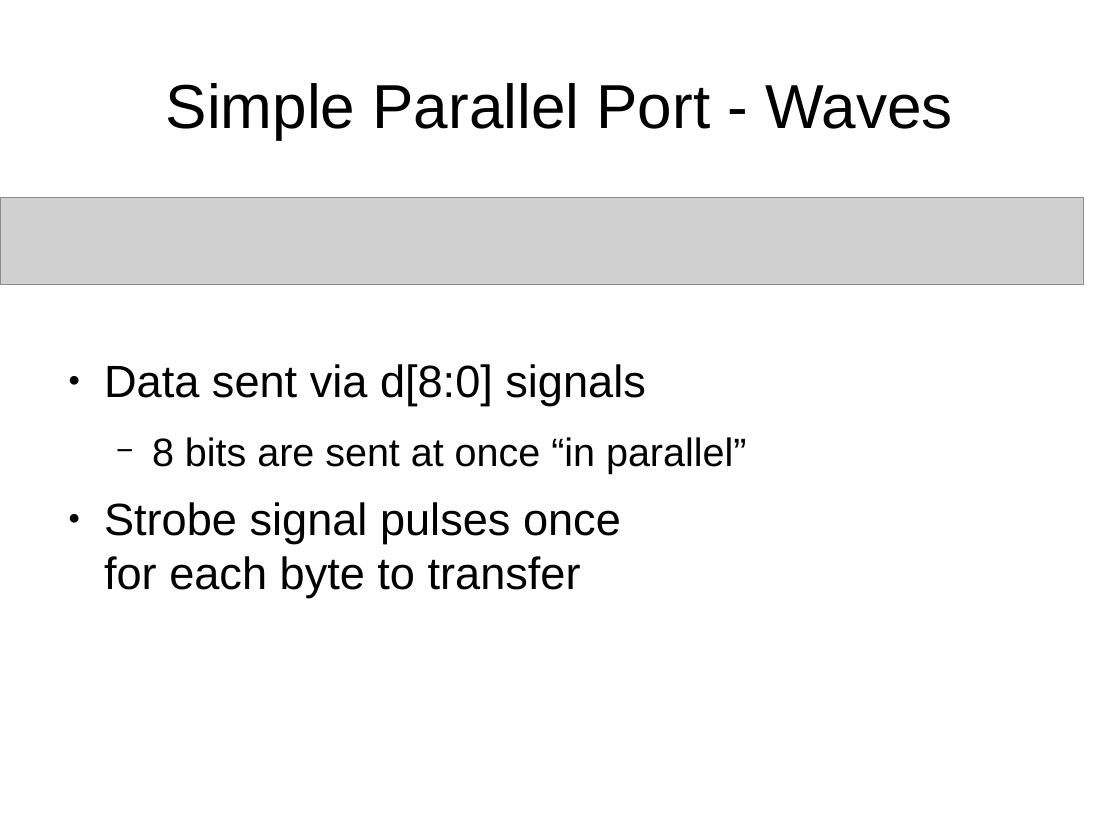
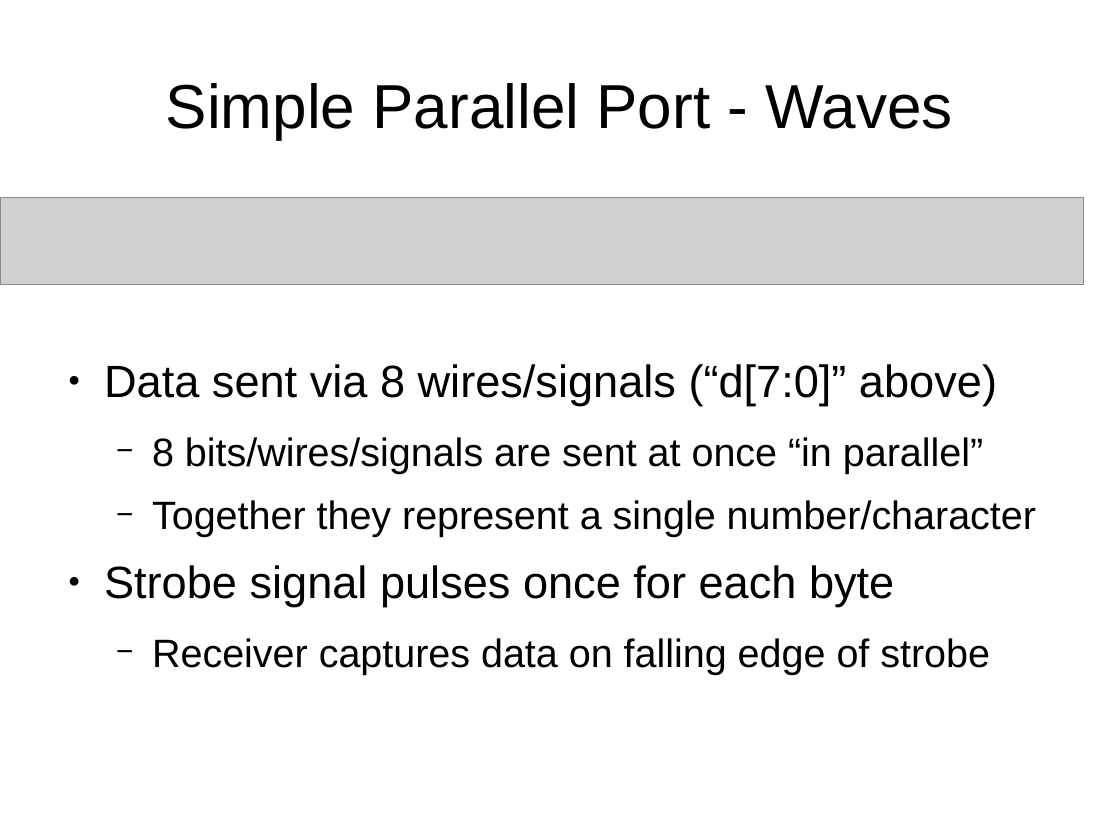
Before and after one commit to swarren/presentations, a slide deck: slide 9 of bus-protocols/bus-protocols.odp. Drawn at 1120x840 pixels with LibreOffice and Linux fonts; fonts in the diff are those of the drawing; grey boxes stand for pictures. Boxes give left, top, right and bottom in pixels: in the first picture for what was removed or moved away, otherwise in the second. Text is boxed around its words. In the diff, an @@ line names an element or a change of style, - is before the commit and + after.

```diff
--- a/bus-protocols/bus-protocols.odp
+++ b/bus-protocols/bus-protocols.odp
@@ text at (x1=104, y1=364, x2=1036, y2=675): text changed; size 32 to 28 pt @@
-● Data sent via d[8:0] signals
-  − 8 bits are sent at once “in parallel”
-● Strobe signal pulses once
-  for each byte to transfer
+● Data sent via 8 wires/signals (“d[7:0]” above)
+  − 8 bits/wires/signals are sent at once “in parallel”
+  − Together they represent a single number/character
+● Strobe signal pulses once for each byte
+  − Receiver captures data on falling edge of strobe
```
Also in this commit, not shown: 13 other slides changed, 1 slide added, 4 other files.
